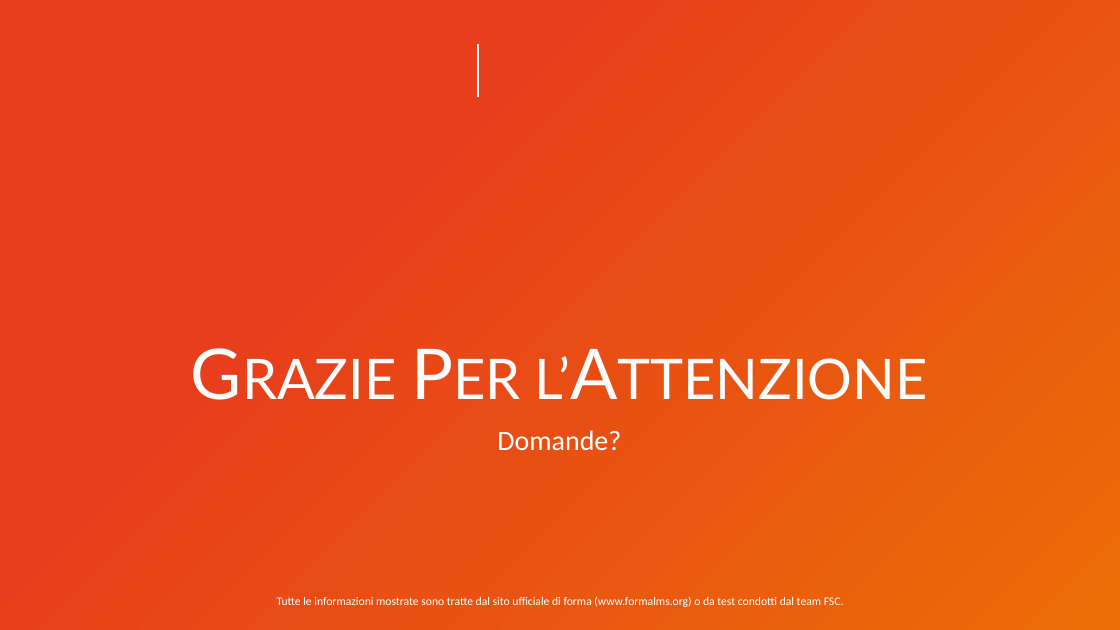
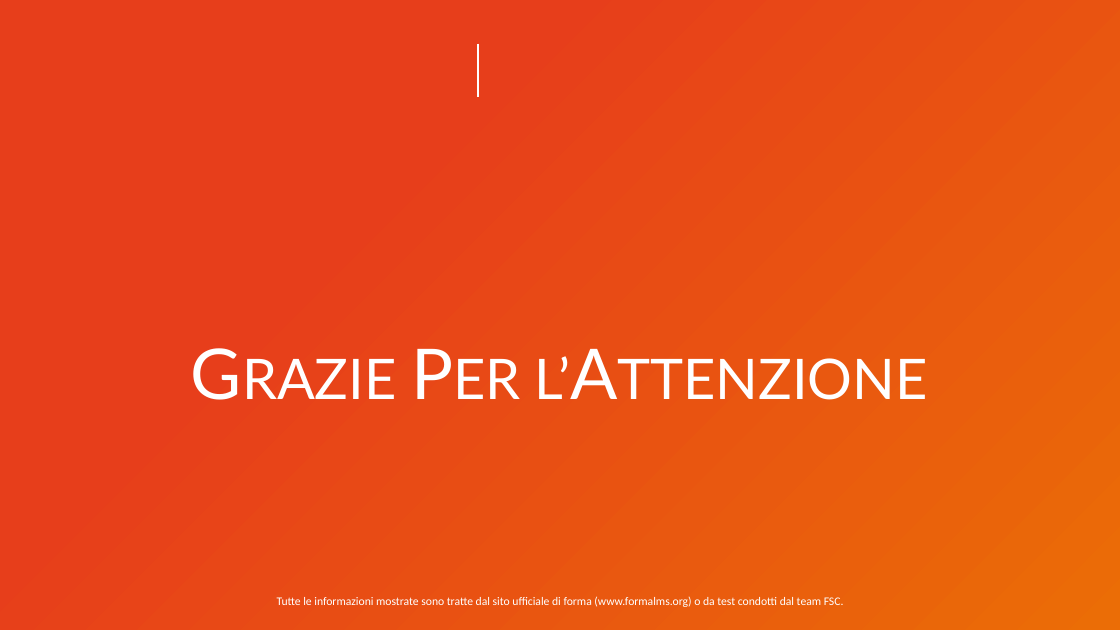
Before and after one commit to F-S-C/elearning, a slide deck: slide 13 of presentation/presentazione-formalms.pptx. Drawn at 1120x630 pixels with LibreOffice and Linux fonts; fonts in the diff are those of the drawing; background and template pictures are left out. Boxes give left, top, right and bottom in pixels: in the first picture for what was removed or moved away, otherwise in the second. Text is boxed around its words. In the diff, an @@ line names an element or a change of style, - is before the commit and + after.

```diff
--- a/presentation/presentazione-formalms.pptx
+++ b/presentation/presentazione-formalms.pptx
@@ text removed at (497, 430, 621, 451) @@
-Domande?
```
Also in this commit, not shown: 1 other slide changed, 1 other file.
